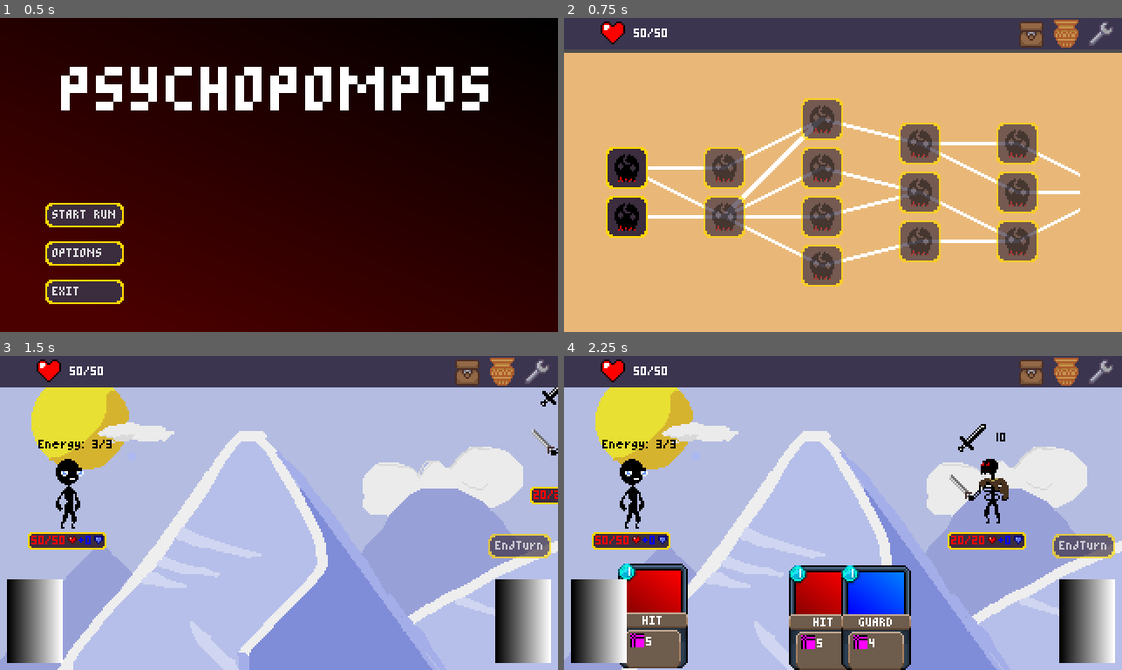
Above: before the commit, frames 1-4 (two rows, left to right).
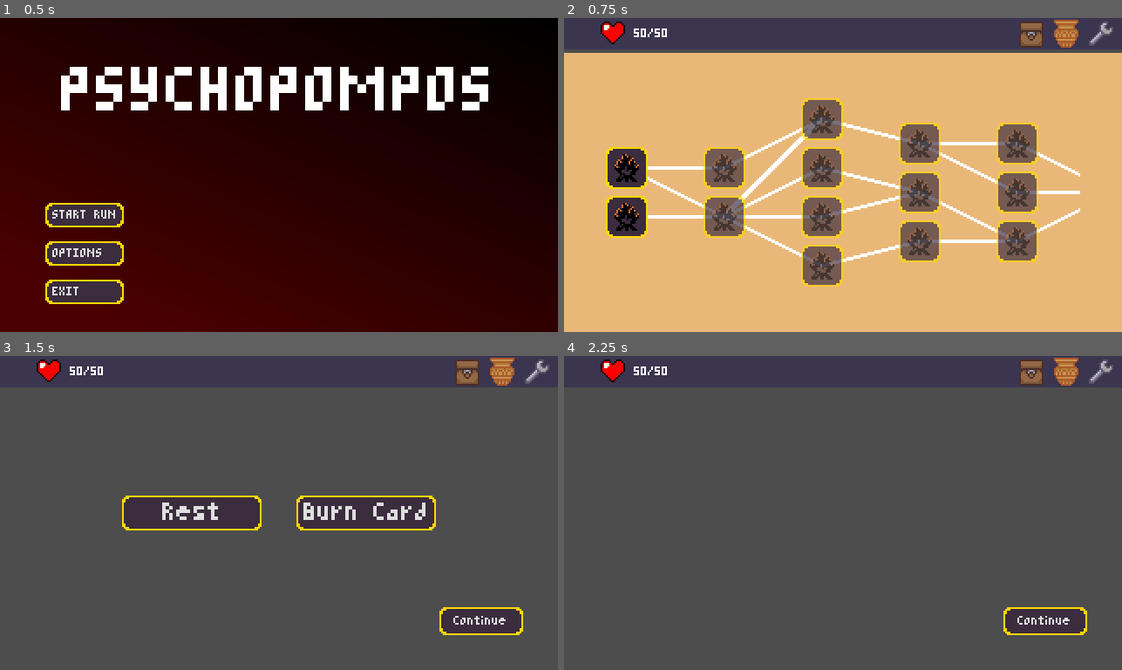
Above: after the commit, the same moments.

Repository: Morph1s/Psychopompos
Game: Godot game, scene res://scenes/main.tscn
The game is run twice, just before and just after one commit, with the same random seed, the same clock (stepped at 60 frames per second) and the same inputs.
Inputs (mouse positions are in pixels of both pictures, inside the frame that each line leads up to):
- Up to frame 1 (0.5 s): no input
- Up to frame 2 (0.75 s): click "START RUN" at 0.5 s
- Up to frame 3 (1.5 s): click (61, 506) at 1.27 s
- Up to frame 4 (2.25 s): click (753, 513) at 2 s, where only the run after the commit has a clickable "Rest"

Frame 1 is identical in both runs. In frame 2, 2.6% of the frame differs, in the area x 9-84%, y 27-84%; in frame 3, 89%; in frame 4, 89%, in the area x 0-100%, y 10-100%.

Commit message:
feat: added campfire scene

Diff:
--- /dev/null
+++ b/scenes/encounters/campfire.tscn
@@ -0,0 +1,80 @@
+[gd_scene load_steps=6 format=3 uid="uid://c8h54lt7wdl6v"]
+
+[ext_resource type="Script" uid="uid://bmpbtmwdke0ot" path="res://scripts/encounters/campfire.gd" id="1_dr3fi"]
+[ext_resource type="Theme" uid="uid://gu54ssij03su" path="res://resources/theme/main_theme.tres" id="1_j6ic1"]
+[ext_resource type="PackedScene" uid="uid://dotipftxbq4ps" path="res://scenes/ui/deck_view.tscn" id="3_qin1o"]
+
+[sub_resource type="Gradient" id="Gradient_md4li"]
+
+[sub_resource type="GradientTexture1D" id="GradientTexture1D_w2xb7"]
+gradient = SubResource("Gradient_md4li")
+
+[node name="Campfire" type="Node2D"]
+script = ExtResource("1_dr3fi")
+
+[node name="TextureRect" type="TextureRect" parent="."]
+anchors_preset = 15
+anchor_right = 1.0
+anchor_bottom = 1.0
+grow_horizontal = 2
+grow_vertical = 2
+texture = SubResource("GradientTexture1D_w2xb7")
+
+[node name="ButtonHBoxContainer" type="HBoxContainer" parent="."]
+custom_minimum_size = Vector2(0, 40)
+anchors_preset = 8
+anchor_left = 0.5
+anchor_top = 0.5
+anchor_right = 0.5
+anchor_bottom = 0.5
+offset_left = -90.0
+offset_top = -10.0
+offset_right = 90.0
+offset_bottom = 10.0
+grow_horizontal = 2
+grow_vertical = 2
+size_flags_horizontal = 6
+size_flags_vertical = 6
+theme_override_constants/separation = 20
+
+[node name="ContinueButton" type="Button" parent="."]
+offset_left = 252.0
+offset_top = 144.0
+offset_right = 300.0
+offset_bottom = 160.0
+theme = ExtResource("1_j6ic1")
+text = "Continue"
+
+[node name="DeckView" parent="." instance=ExtResource("3_qin1o")]
+visible = false
+
+[node name="HealButton" type="Button" parent="."]
+custom_minimum_size = Vector2(80, 0)
+offset_left = 70.0
+offset_top = 80.0
+offset_right = 150.0
+offset_bottom = 100.0
+theme = ExtResource("1_j6ic1")
+theme_override_font_sizes/font_size = 12
+text = "Rest"
+
+[node name="RemoveCardButton" type="Button" parent="."]
+custom_minimum_size = Vector2(80, 0)
+anchors_preset = 8
+anchor_left = 0.5
+anchor_top = 0.5
+anchor_right = 0.5
+anchor_bottom = 0.5
+offset_left = 170.0
+offset_top = 80.0
+offset_right = 250.0
+offset_bottom = 100.0
+grow_horizontal = 2
+grow_vertical = 2
+theme = ExtResource("1_j6ic1")
+theme_override_font_sizes/font_size = 12
+text = "Burn Card"
+
+[connection signal="pressed" from="ContinueButton" to="." method="_on_continue_button_pressed"]
+[connection signal="pressed" from="HealButton" to="." method="_on_heal_button_pressed"]
+[connection signal="pressed" from="RemoveCardButton" to="." method="_on_remove_card_button_pressed"]
--- /dev/null
+++ b/scripts/encounters/campfire.gd
@@ -0,0 +1,26 @@
+class_name Campfire
+extends Node2D
+
+@onready var heal: Button = $HealButton
+@onready var remove_card: Button = $RemoveCardButton
+@onready var continue_button: Button = $ContinueButton
+@onready var deck_view = $DeckView
+
+
+func _on_continue_button_pressed() -> void:
+	pass # Replace with function body.
+
+func _on_heal_button_pressed() -> void:
+	_finish_campfire()
+
+func _on_remove_card_button_pressed() -> void:
+	open_remove_card_view()
+
+func open_remove_card_view():
+	deck_view.show()
+	deck_view.load_cards(DeckHandler.current_deck)
+
+func _finish_campfire():
+	heal.hide()
+	remove_card.hide()
+	continue_button.show()
--- a/scripts/map/map_generator.gd
+++ b/scripts/map/map_generator.gd
@@ -60,7 +60,7 @@
 func _initial_fill_layer(layer: MapLayer):
 	for i in MAX_NUM_ENCOUNTERS_PER_LAYER:
 		# TODO: for now all the encounters are battles, change that when we implement more encounters
-		var encounter: Encounter = load("res://resources/encounters/test_battle_1.tres").duplicate()
+		var encounter: Encounter = CampfireEncounter.new()
 		layer.encounters.append(encounter)
 
 func _set_initial_connections(map_layers: Array[MapLayer]):
--- a/scripts/run/encounter_handler.gd
+++ b/scripts/run/encounter_handler.gd
@@ -20,12 +20,16 @@
 	# Load requested encounter if implemented
 	match encounter_data.type:
 		Encounter.EncounterType.BATTLE:
-			var battle_scene = preload("res://scenes/encounters/battle.tscn").instantiate()
+			var battle_scene = load("res://scenes/encounters/battle.tscn").instantiate()
 			battle_scene.load_game_over_screen.connect(_load_game_over_screen)
 			battle_scene.load_battle_rewards.connect(_load_reward_screen)
 			add_child(battle_scene)
 			battle_scene.initialize(encounter_data)
 			current_encounter = battle_scene
+		Encounter.EncounterType.CAMPFIRE:
+			var campfire_scene = load("res://scenes/encounters/campfire.tscn").instantiate()
+			add_child(campfire_scene)
+			current_encounter = campfire_scene
 		_:
 			print("Encounter type not implemented: ", encounter_data)
 
Not shown: 1 places in resources/characters/Warrior_Stats.tres that only renumber resources
Not shown, added: scripts/encounters/campfire.gd.uid
